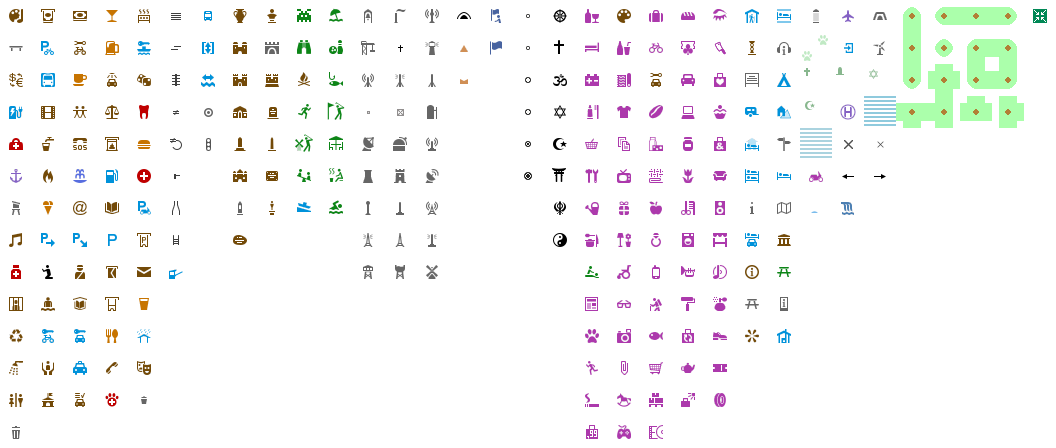
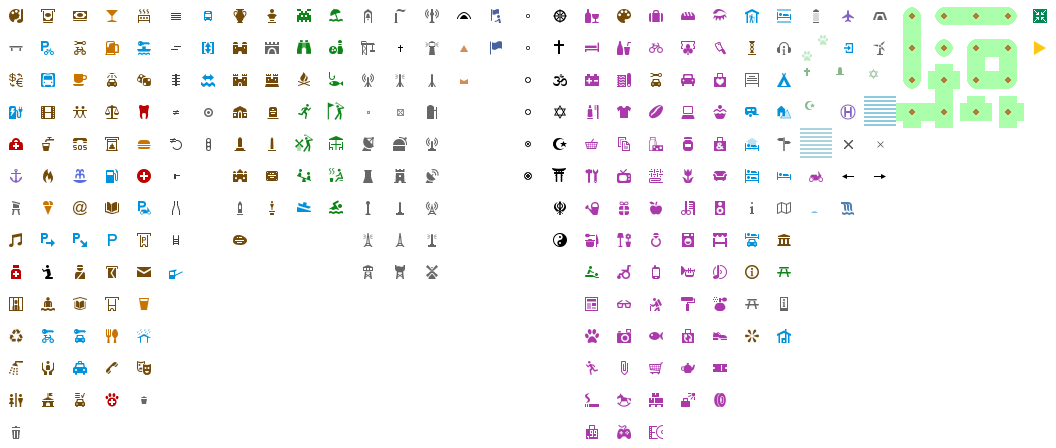
Layered file, before and after one edit (1056x448). Changes by layer:
pixels changed over [1034, 41, 1046, 55] (layer not identified)
